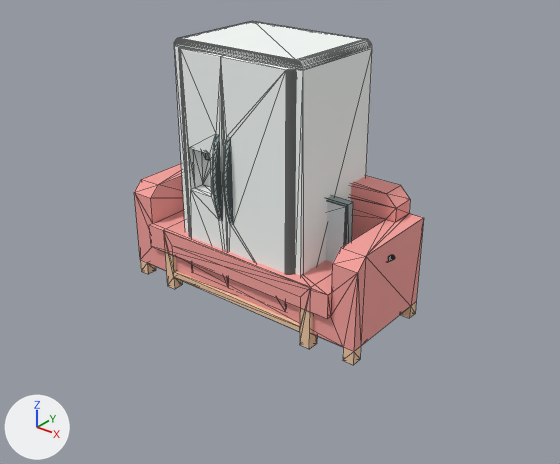
Renders of the glTF model places/dress/ktv.glb from each side of a commit.
Both versions are drawn from a camera (50 mm lens) standing at (1.573, -1.906, 1.443) and looking at (0.081, -0.042, 0.287). Lighting does not change. The marker at lower left points along +X, +Y and +Z. The older version comes first. Mesh edges are drawn as thin lines. Where no turn or scale is listed for an object, it has been applied to the vertices.

The scene before the commit, as lines of its bpy script (objects in view):
```python
me_mesh_doorright = bpy.data.meshes.new('Mesh doorRight')
me_mesh_doorright.from_pydata(...)  # 56 vertices, 108 faces; spans x -0.137..0.137, y -0.022..0.022, z -0.403..0.403
# faces by material slot: [46, 62]
me_mesh_doorright.materials.append(mat_metalmedium)  # grey #a4b6b6
me_mesh_doorright.materials.append(mat_metallight)  # white #f8fdfa
me_mesh_kitchenfridgelarge = bpy.data.meshes.new('Mesh kitchenFridgeLarge')
me_mesh_kitchenfridgelarge.from_pydata(...)  # 76 vertices, 148 faces; spans x -0.26..0.26, y -0.181..0.181, z -0.46..0.46
me_mesh_kitchenfridgelarge.materials.append(mat_metallight)  # white #f8fdfa
me_mesh_loungesofa = bpy.data.meshes.new('Mesh loungeSofa')
me_mesh_loungesofa.from_pydata(...)  # 66 vertices, 128 faces; spans x -0.49..0.49, y -0.205..0.205, z -0.23..0.23
# faces by material slot: [88, 40]
me_mesh_loungesofa.materials.append(mat_carpet)  # pink #f9a39e
me_mesh_loungesofa.materials.append(mat_wood)  # beige #f3cca8
ob_doorright = bpy.data.objects.new('doorRight', me_mesh_doorright)
ob_doorright.location = (0.097, -0.181, 0.49)
ob_loungesofa_clone = bpy.data.objects.new('loungeSofa(Clone)', me_mesh_loungesofa)
ob_loungesofa_clone.location = (0.0, 0.0, 0.23)
ob_mesh_kitchenfridgelarge = bpy.data.objects.new('Mesh kitchenFridgeLarge', me_mesh_kitchenfridgelarge)
ob_mesh_kitchenfridgelarge.location = (0.0, 0.022, 0.46)
# also in view: 'doorLeft' at (-0.137, -0.161, 0.49); 'tableCoffee(Clone)' at (0.0, 0.0, 0.115); 'televisionModern(Clone)' at (0.0, 0.0, 0.227)
```
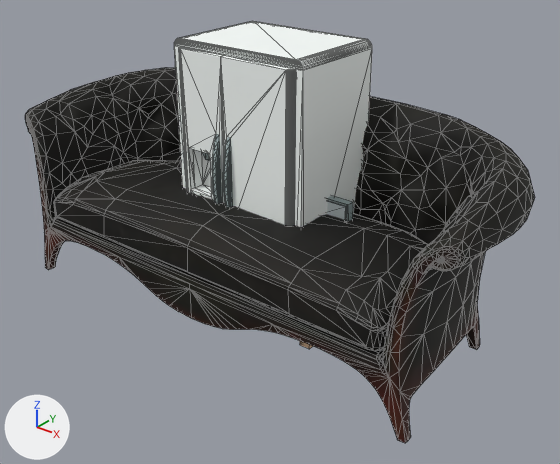
Where the change shows, as pixel boxes (x1, y1, x2, y2) in the pictures (560 x 464 px):
'sofa_02_Base', added: after (25, 68, 535, 443)
'sofa_02_Seat', added: after (54, 160, 428, 351)
'loungeSofa(Clone)', deleted: before (134, 164, 424, 365)
    faces in mat_carpet (pink #f9a39e): (134, 164, 424, 352)
    faces in mat_wood (beige #f3cca8): (140, 260, 416, 365)
'tableCoffee(Clone)', unchanged, covered by the edit: before (165, 252, 317, 349); after (300, 341, 313, 349)
'televisionModern(Clone)', unchanged, covered by the edit: before (294, 196, 353, 262); after (326, 196, 353, 221)

What changed in the scene script:
```text
Add img_sofa_02_diff:
    img_sofa_02_diff = load_image('sofa_02_diff', '_unpacked/sofa_02_diff', 256, 256, 'sRGB')
Add img_sofa_02_nor_gl:
    img_sofa_02_nor_gl = load_image('sofa_02_nor_gl', '_unpacked/sofa_02_nor_gl', 128, 128, 'Non-Color')
Add mat_sofa_02:
    mat_sofa_02 = bpy.data.materials.new('sofa_02')
    # uses the picture img_sofa_02_diff
    # uses the picture img_sofa_02_nor_gl
Add me_mesh_007:
    me_mesh_007.from_pydata(...)  # 206 vertices, 384 faces; spans x -0.708..0.708, y -0.264..0.264, z -0.082..0.082
    me_mesh_007.materials.append(mat_sofa_02)
Add me_plane_001:
    me_plane_001.from_pydata(...)  # 1181 vertices, 2344 faces; spans x -0.9..0.9, y -0.41..0.41, z -0.35..0.35
    me_plane_001.materials.append(mat_sofa_02)
Remove ob_loungesofa_clone:
    ob_loungesofa_clone = bpy.data.objects.new('loungeSofa(Clone)', me_mesh_loungesofa)
    ob_loungesofa_clone.location = (0.0, 0.0, 0.23)
Add ob_sofa_02_seat:
    ob_sofa_02_seat = bpy.data.objects.new('sofa_02_Seat', me_mesh_007)
    ob_sofa_02_seat.location = (0.002, -0.145, 0.329)
Add ob_sofa_02_base:
    ob_sofa_02_base = bpy.data.objects.new('sofa_02_Base', me_plane_001)
    ob_sofa_02_base.location = (0.0, 0.003, 0.355)
```
